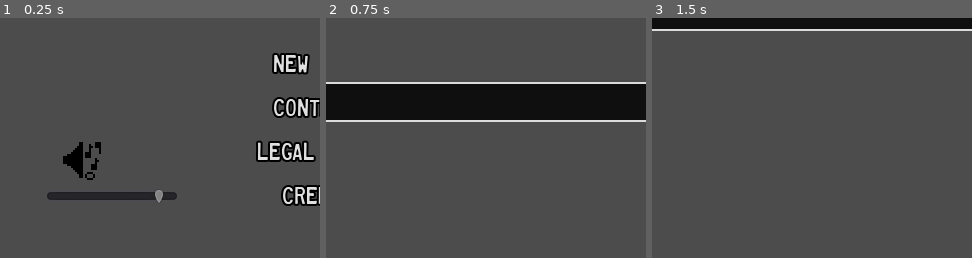
Above: before the commit, frames 1-3 (left to right).
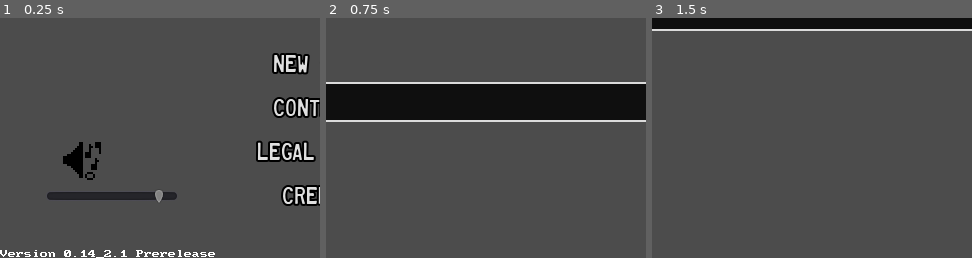
Above: after the commit, the same moments.

Repository: swashdev/minigame-madness
Game: Godot game, scene res://master/scenes/master.tscn
Same seed, same stepped clock (60 frames per second), same inputs: the game is played once before the commit and once after it.
Inputs (mouse positions are % of the whole screen's width and height, from its top left):
- Up to frame 1 (0.25 s): no input
- Up to frame 2 (0.75 s): click "New Game" at 0.5 s
- Up to frame 3 (1.5 s): tap Enter at 1.25 s; move the mouse to (72, 45) at 1.27 s; hold Right (move_right) from 1.28 s (still down); hold Space (action) from 1.28 s (still down)
The pictures show only the part of the screen within x 0-50%, y 50-100%; the shares and areas given below are measured in that part.

The runs differ from the first frame. In frame 1, 0.7% of the frame differs, in the area x 0-68%, y 96-100%; in frame 2, nothing differs; in frame 3, nothing differs.
Error before the commit: not all arguments converted during string formatting in operator '%'. (res://master/singletons/version.gd:36)

Commit message:
[MASTER] Fix patch numbers in nice versions.
A bug which caused `Version.get_nice_version()` to be unable to append
patch numbers to the version number has been resolved.  The bug was due
to syntax left over from when the function used format strings, rather
than appending stringified numbers.

Diff:
--- a/master/singletons/version.gd
+++ b/master/singletons/version.gd
@@ -33,7 +33,7 @@
 	if MINOR_2nd > 0:
 		result += "_" + str(MINOR_2nd)
 	if PATCH > 0:
-		result += "." % str(PATCH)
+		result += "." + str(PATCH)
 
 	if BUILD != "" and BUILD != "stable":
 		var prerelease_data: Array = BUILD.split(".", false)
Not shown, changed: CHANGELOG.md
